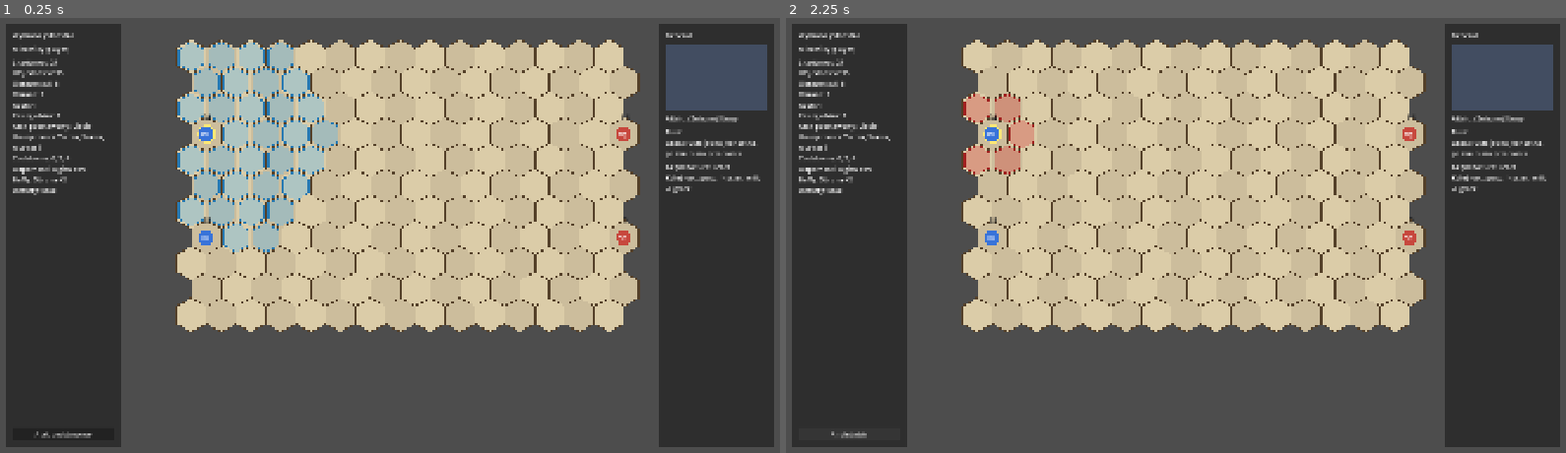
Above: before the commit, frames 1-2 (left to right).
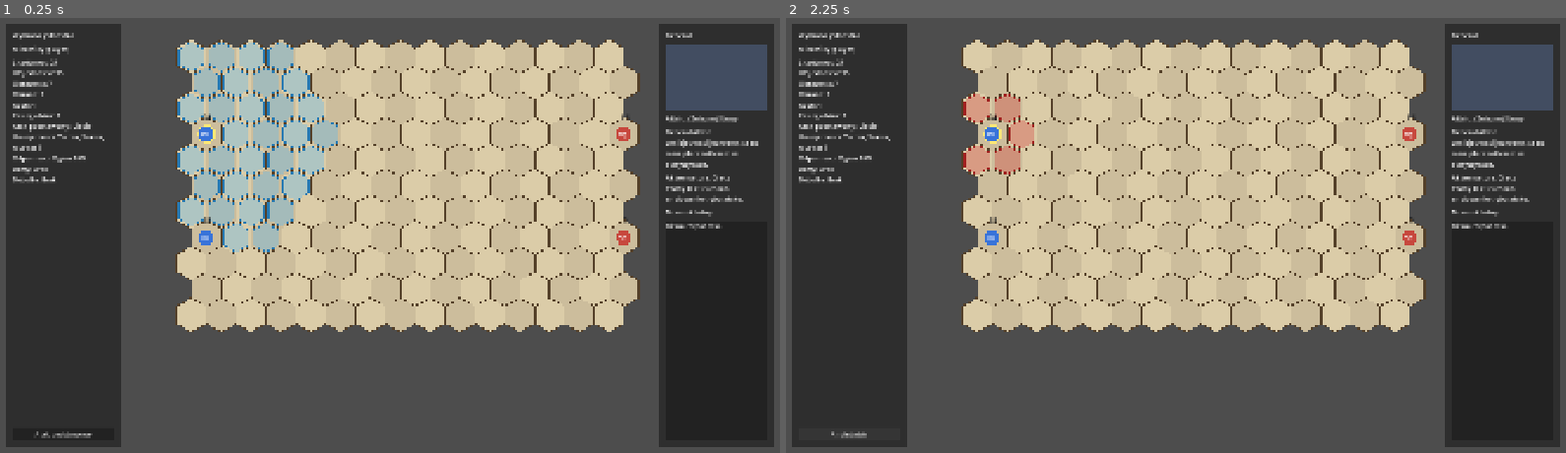
Above: after the commit, the same moments.

Repository: oliwierkoziol/staze
Game: Godot game, scene res://gra.tscn
Same seed, same stepped clock (60 frames per second), same inputs: the game is played once before the commit and once after it.
Inputs:
- Up to frame 1 (0.25 s): no input
- Up to frame 2 (2.25 s): click "Atak podstawowy" at 0.5 s; click "Anuluj atak" at 1.25 s; click "Atak podstawowy" at 2 s

The runs differ from the first frame. In frame 1, 0.9% of the frame differs, in the area x 1-98%, y 14-49%; in frame 2, 0.9%.

Commit message:
Added event log

Diff:
--- a/turn-base-game/gra.tscn
+++ b/turn-base-game/gra.tscn
@@ -112,3 +112,28 @@
 layout_mode = 2
 text = "-"
 autowrap_mode = 2
+
+[node name="EventLogTitle" type="Label" parent="HUD/RootMargin/RootLayout/RightPanel/RightMargin/RightContent"]
+layout_mode = 2
+text = "Dziennik bitwy"
+
+[node name="EventLogPanel" type="PanelContainer" parent="HUD/RootMargin/RootLayout/RightPanel/RightMargin/RightContent"]
+custom_minimum_size = Vector2(0, 220)
+layout_mode = 2
+size_flags_vertical = 3
+
+[node name="EventLogScroll" type="ScrollContainer" parent="HUD/RootMargin/RootLayout/RightPanel/RightMargin/RightContent/EventLogPanel"]
+layout_mode = 2
+size_flags_horizontal = 3
+size_flags_vertical = 3
+horizontal_scroll_mode = 0
+
+[node name="EventLog" type="RichTextLabel" parent="HUD/RootMargin/RootLayout/RightPanel/RightMargin/RightContent/EventLogPanel/EventLogScroll"]
+custom_minimum_size = Vector2(0, 220)
+layout_mode = 2
+size_flags_horizontal = 3
+bbcode_enabled = false
+scroll_active = false
+fit_content = true
+autowrap_mode = 3
+text = "-"
--- a/turn-base-game/scripts/gra.gd
+++ b/turn-base-game/scripts/gra.gd
@@ -8,15 +8,14 @@
 		"side": "player",
 		"count": 24,
 		"hp": 35,
-		"dmg": "5-8",
+		"dmg": 7,
 		"def": 7,
 		"move_range": 4,
 		"attack_range": 1,
 		"action_name": "Ciecie",
 		"skill_names": ["Tarcza", "Szarza", "Mur stali"],
-		"cooldowns": [0, 2, 4],
 		"resistance": "Ogien 10%",
-		"buffs": "Obrona +2",
+		"buffs": "Brak",
 		"debuffs": "Brak",
 		"grid_x": 0,
 		"grid_y": 3
@@ -28,15 +27,14 @@
 		"side": "player",
 		"count": 18,
 		"hp": 22,
-		"dmg": "4-6",
+		"dmg": 5,
 		"def": 4,
 		"move_range": 3,
 		"attack_range": 6,
 		"action_name": "Strzal",
 		"skill_names": ["Precyzja", "Grad strzal", "Odskok"],
-		"cooldowns": [0, 3, 2],
 		"resistance": "Lod 15%",
-		"buffs": "Cel +1",
+		"buffs": "Brak",
 		"debuffs": "Brak",
 		"grid_x": 0,
 		"grid_y": 7
@@ -48,16 +46,15 @@
 		"side": "enemy",
 		"count": 16,
 		"hp": 28,
-		"dmg": "6-10",
+		"dmg": 8,
 		"def": 5,
 		"move_range": 6,
 		"attack_range": 1,
 		"action_name": "Rozdarcie",
 		"skill_names": ["Doskok", "Krzyk", "Szal"],
-		"cooldowns": [0, 2, 5],
 		"resistance": "Trucizna 20%",
 		"buffs": "Brak",
-		"debuffs": "Atak -1",
+		"debuffs": "Brak",
 		"grid_x": 14,
 		"grid_y": 3
 	},
@@ -68,16 +65,15 @@
 		"side": "enemy",
 		"count": 9,
 		"hp": 26,
-		"dmg": "8-12",
+		"dmg": 10,
 		"def": 3,
 		"move_range": 3,
 		"attack_range": 5,
 		"action_name": "Piorun",
 		"skill_names": ["Totem", "Iskra", "Burza"],
-		"cooldowns": [1, 0, 4],
 		"resistance": "Elektrycznosc 25%",
 		"buffs": "Brak",
-		"debuffs": "Morale -1",
+		"debuffs": "Brak",
 		"grid_x": 14,
 		"grid_y": 7
 	}
@@ -85,6 +81,7 @@
 
 const GRID_COLUMNS := 15
 const GRID_ROWS := 11
+const MAX_EVENT_LOG_ENTRIES := 60
 
 @onready var board: Node2D = $BattleLayer/PlanszaWalki
 @onready var hud: CanvasLayer = $HUD
@@ -93,12 +90,15 @@
 @onready var basic_attack_button: Button = $HUD/RootMargin/RootLayout/LeftPanel/LeftMargin/LeftContent/BasicAttackButton
 @onready var general_skills_label: Label = $HUD/RootMargin/RootLayout/RightPanel/RightMargin/RightContent/GeneralSkills
 @onready var general_rule_label: Label = $HUD/RootMargin/RootLayout/RightPanel/RightMargin/RightContent/GeneralRule
+@onready var event_log_scroll: ScrollContainer = $HUD/RootMargin/RootLayout/RightPanel/RightMargin/RightContent/EventLogPanel/EventLogScroll
+@onready var event_log_label: RichTextLabel = $HUD/RootMargin/RootLayout/RightPanel/RightMargin/RightContent/EventLogPanel/EventLogScroll/EventLog
 
 var units: Array = []
 var selected_unit_id := -1
 var current_turn := "player"
 var is_animating := false
 var highlight_mode := "move"
+var event_log: Array[String] = []
 
 
 func _ready() -> void:
@@ -112,7 +112,8 @@
 	board.cell_right_clicked.connect(_on_cell_right_clicked)
 	board.animation_finished.connect(_on_board_animation_finished)
 	basic_attack_button.pressed.connect(_on_basic_attack_button_pressed)
-	general_skills_label.text = "Tura:\nGracz rusza jedna jednostka, potem rusza przeciwnik."
+	general_skills_label.text = "General Aldric\nUmiejetnosci jednostek sa na razie placeholderem w statystykach."
+	_log_event("Bitwa rozpoczeta.")
 	_on_unit_selected(units[0])
 	_update_turn_label()
 	_update_basic_attack_button()
@@ -137,7 +138,6 @@
 		"Zasieg ataku: %s" % unit_data.attack_range,
 		"Atak podstawowy: %s" % unit_data.action_name,
 		"Umiejetnosci: %s" % ", ".join(unit_data.skill_names),
-		"Cooldowny: %s" % ", ".join(unit_data.cooldowns.map(func(value: int) -> String: return str(value))),
 		"Odpornosci: %s" % unit_data.resistance,
 		"Buffy: %s" % unit_data.buffs,
 		"Debuffy: %s" % unit_data.debuffs
@@ -173,6 +173,9 @@
 		return
 
 	if highlight_mode == "attack":
+		highlight_mode = "move"
+		_update_highlighted_cells(unit)
+		_update_basic_attack_button()
 		return
 
 	var path := _find_path(unit, Vector2i(unit.grid_x, unit.grid_y), cell)
@@ -185,6 +188,7 @@
 	_sync_board()
 	board.animate_unit_path(unit.id, path)
 	await board.animation_finished
+	_log_event("%s przemieszcza sie." % unit.name)
 	_end_player_turn()
 
 
@@ -222,6 +226,7 @@
 		_sync_board()
 		board.animate_unit_path(enemy_unit.id, best_path)
 		await board.animation_finished
+		_log_event("%s przemieszcza sie." % enemy_unit.name)
 
 	target = _find_nearest_player_unit(enemy_unit)
 	if not enemy_unit.is_empty() and not target.is_empty() and _is_in_attack_range(enemy_unit, Vector2i(target.grid_x, target.grid_y)):
@@ -280,13 +285,6 @@
 	return nearest
 
 
-func _is_occupied(cell: Vector2i) -> bool:
-	for unit in units:
-		if unit.grid_x == cell.x and unit.grid_y == cell.y:
-			return true
-	return false
-
-
 func _find_best_enemy_path(enemy_unit: Dictionary, target: Dictionary) -> Array[Vector2i]:
 	var reachable_cells: Array[Vector2i] = _get_reachable_cells(enemy_unit)
 	var best_path: Array[Vector2i] = []
@@ -310,12 +308,13 @@
 		board.set_highlighted_cells([])
 	else:
 		_update_highlighted_cells(selected_unit)
+		_on_unit_selected(selected_unit)
 	_update_basic_attack_button()
 
 
 func _update_turn_label() -> void:
 	var turn_name: String = "Gracz" if current_turn == "player" else "Przeciwnik"
-	general_rule_label.text = "Aktywna tura: %s\nKolejnosc: gracz -> przeciwnik -> gracz" % turn_name
+	general_rule_label.text = "Aktywna tura: %s\nPrawy klik: ruch lub anulowanie trybu ataku." % turn_name
 
 
 func _update_highlighted_cells(unit: Dictionary) -> void:
@@ -376,25 +375,21 @@
 func _perform_basic_attack(attacker: Dictionary, target: Dictionary, end_turn_after := true) -> void:
 	var casualties: int = _calculate_casualties(attacker, target)
 	target.count = max(0, int(target.count) - casualties)
+	_log_event("%s uderza %s i zadaje %s strat." % [attacker.name, target.name, casualties])
 	if target.count <= 0:
+		_log_event("%s zostaje rozbite." % target.name)
 		units.erase(target)
+	if target.id == selected_unit_id:
+		selected_unit_id = -1
 	_sync_board()
 	if end_turn_after:
 		_end_player_turn()
 
 
 func _calculate_casualties(attacker: Dictionary, target: Dictionary) -> int:
-	var average_damage: float = _get_average_damage(attacker.dmg)
-	var damage_per_unit: int = max(1, int(round(average_damage)) - int(target.def))
+	var damage_per_unit: int = max(1, int(attacker.dmg) - int(target.def))
 	var total_damage: int = damage_per_unit * int(attacker.count)
 	return max(1, int(total_damage / max(1, int(target.hp))))
-
-
-func _get_average_damage(damage_text: String) -> float:
-	var parts: PackedStringArray = damage_text.split("-")
-	if parts.size() != 2:
-		return float(int(damage_text))
-	return (float(int(parts[0])) + float(int(parts[1]))) / 2.0
 
 
 func _find_path(unit: Dictionary, start: Vector2i, goal: Vector2i) -> Array[Vector2i]:
@@ -482,6 +477,7 @@
 	for unit in SAMPLE_UNITS:
 		assert(unit.grid_x >= 0 and unit.grid_x < GRID_COLUMNS)
 		assert(unit.grid_y >= 0 and unit.grid_y < GRID_ROWS)
+		assert(unit.dmg >= 1)
 
 	assert(_hex_distance(Vector2i(0, 3), Vector2i(0, 7)) == _hex_distance(Vector2i(0, 7), Vector2i(0, 3)))
 	assert(_get_attackable_cells(SAMPLE_UNITS[0]).has(Vector2i(1, 3)))
@@ -509,6 +505,18 @@
 	basic_attack_button.text = "Anuluj atak" if highlight_mode == "attack" and can_use_attack else "Atak podstawowy"
 
 
+func _log_event(text: String) -> void:
+	event_log.append(text)
+	while event_log.size() > MAX_EVENT_LOG_ENTRIES:
+		event_log.pop_front()
+	event_log_label.text = "\n".join(event_log)
+	call_deferred("_scroll_event_log_to_bottom")
+
+
+func _scroll_event_log_to_bottom() -> void:
+	event_log_scroll.scroll_vertical = int(event_log_label.get_content_height())
+
+
 func _hex_distance(a: Vector2i, b: Vector2i) -> int:
 	var ac: Vector3i = _oddr_to_cube(a)
 	var bc: Vector3i = _oddr_to_cube(b)
Not shown, changed: turn-base-game/scripts/gra.gd.uid
